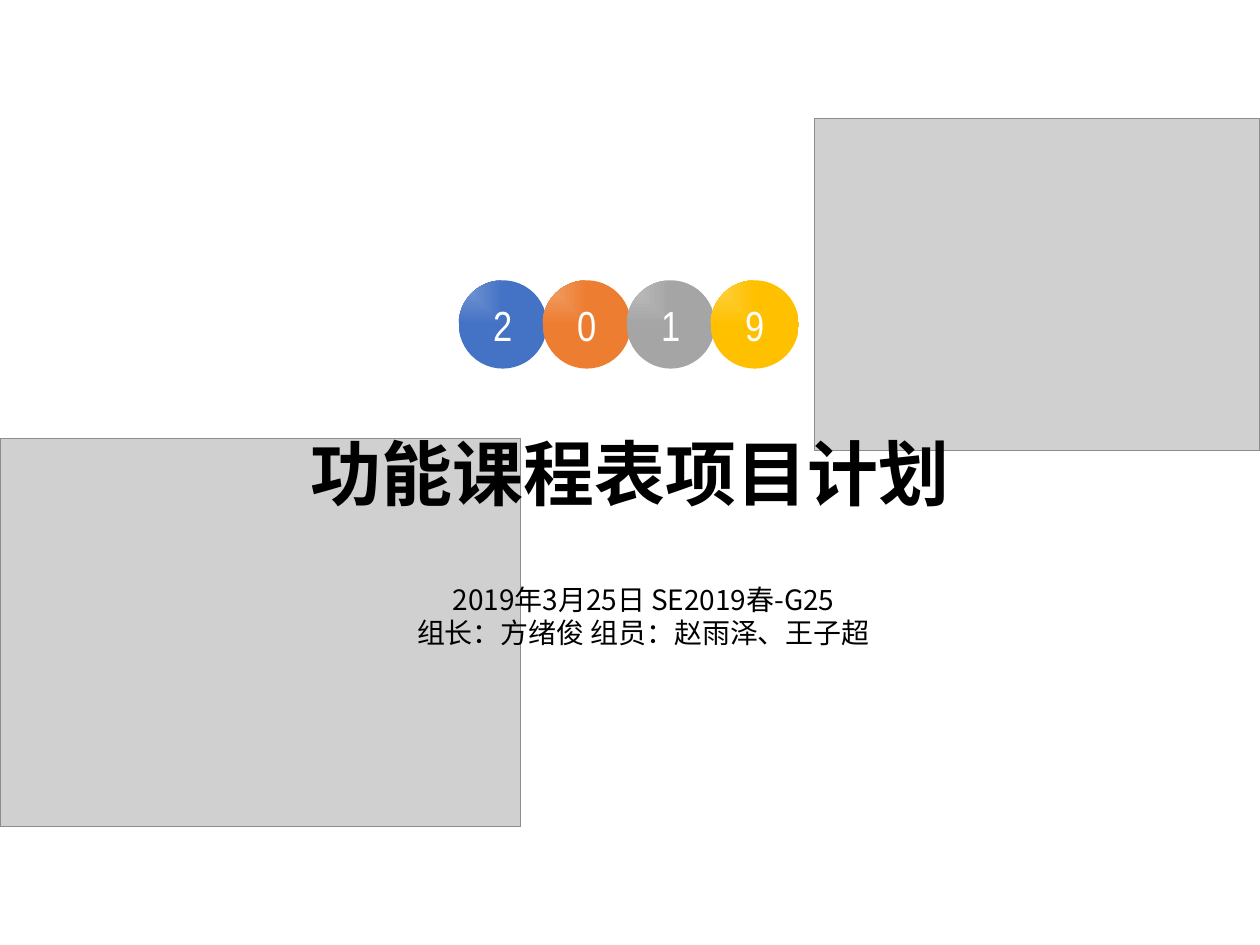
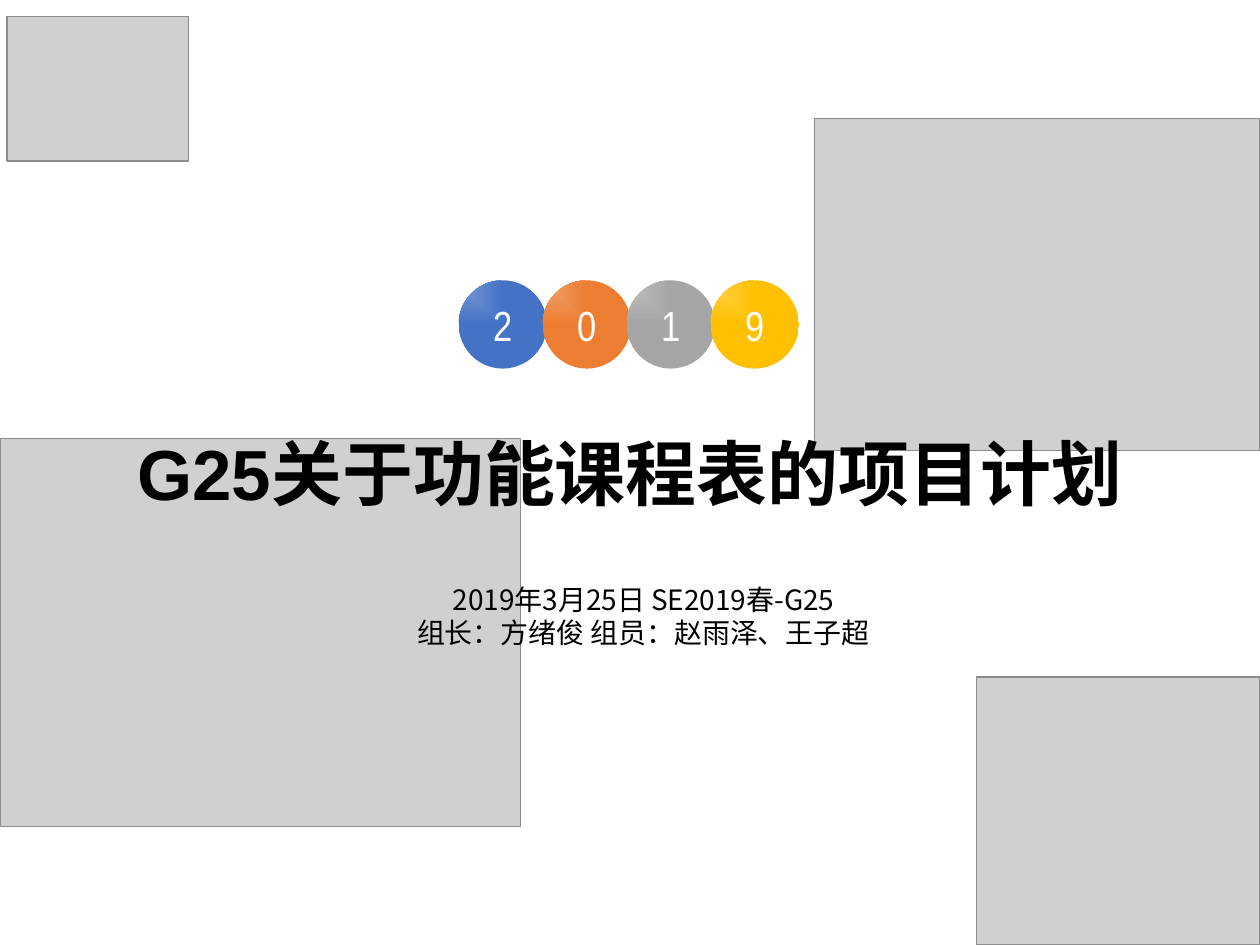
Before and after one commit to Syclifer/SE2019--G25, a slide deck: slide 1 of SE2019春-G25-项目计划2.0.pptx. Drawn at 1260x945 pixels with LibreOffice and Linux fonts; fonts in the diff are those of the drawing; grey boxes stand for pictures. Boxes give left, top, right and bottom in pixels: in the first picture for what was removed or moved away, otherwise in the second. Text is boxed around its words. In the diff, an @@ line names an element or a change of style, - is before the commit and + after.

```diff
--- a/SE2019春-G25-项目计划2.0.pptx
+++ b/SE2019春-G25-项目计划2.0.pptx
@@ picture added at <box>8,16,189,161</box> @@
@@ text at <box>137,444,1122,514</box>: text changed @@
-功能课程表项目计划
+G25关于功能课程表的项目计划
@@ picture added at <box>976,677,1260,945</box> @@
```
Also in this commit, not shown: 4 other slides changed.
